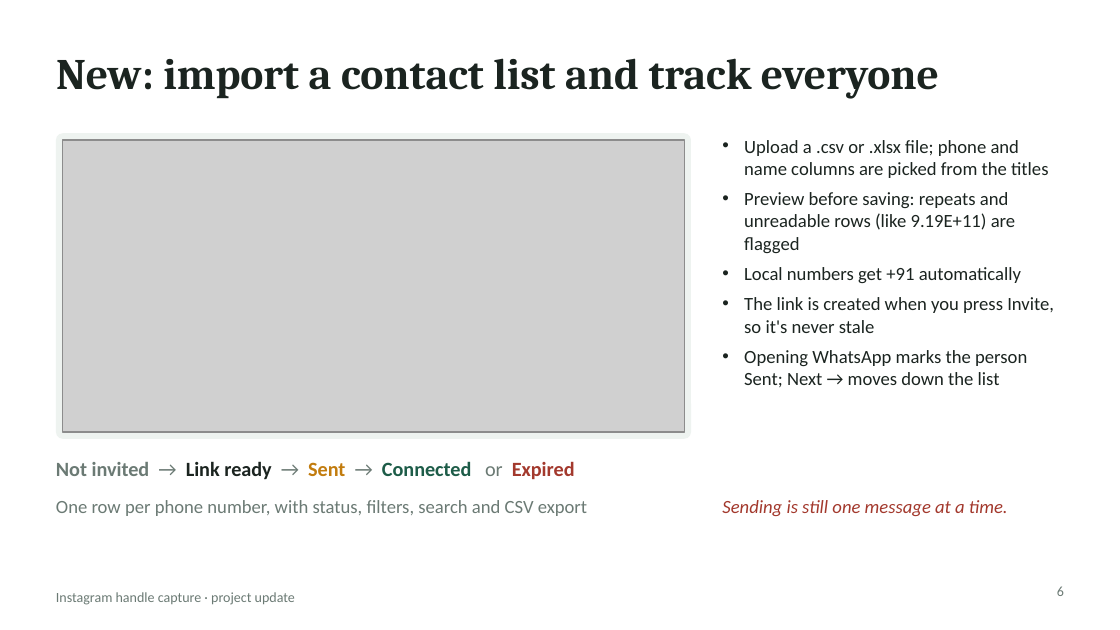
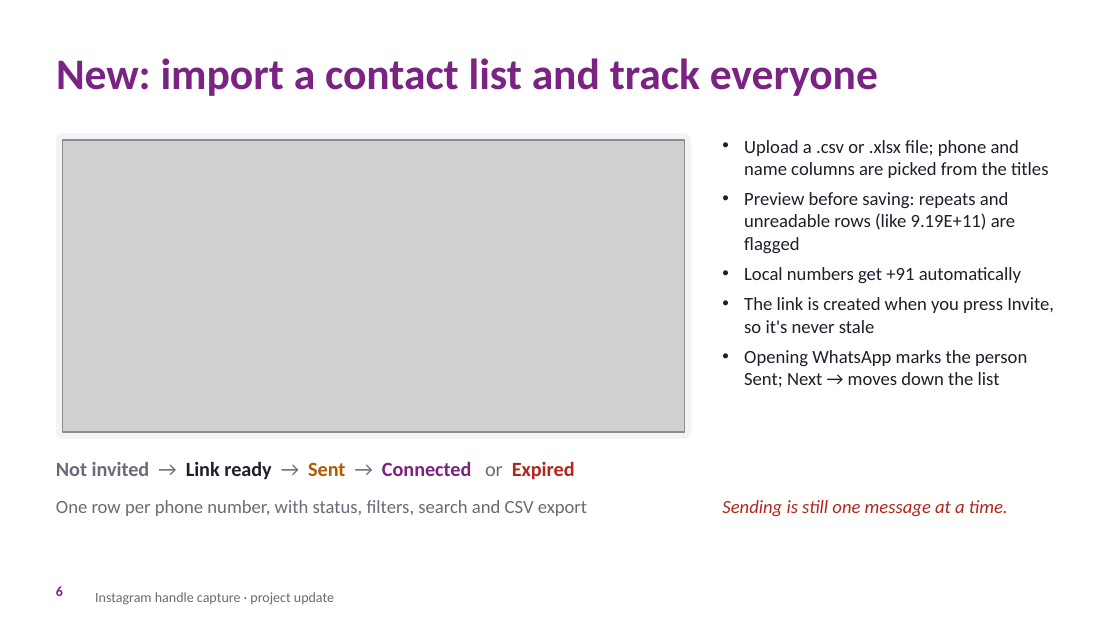
Before and after one commit to blackhorse2807/IG-handle, a slide deck: slide 6 of Instagram-Handle-Capture-Full-Update.pptx. Drawn at 1120x630 pixels with LibreOffice and Linux fonts; fonts in the diff are those of the drawing; grey boxes stand for pictures; background and template pictures are left out. Boxes give left, top, right and bottom in pixels: in the first picture for what was removed or moved away, otherwise in the second. Text is boxed around its words. In the diff, an @@ line names an element or a change of style, - is before the commit and + after.

```diff
--- a/Instagram-Handle-Capture-Full-Update.pptx
+++ b/Instagram-Handle-Capture-Full-Update.pptx
@@ title "New: import a contact list ..." at (56, 58, 878, 96): font Cambria to Calibri, text colour #1B2420 to #7A2383 @@
@@ text "Upload a .csv or .xlsx ..." at (744, 140, 1054, 387): text colour #1B2420 to #241B2B @@
@@ text "Not invited → Link ready ..." at (56, 461, 575, 479): text colour #6B7A74 to #6F6878 in "Not invited → → → or"; text colour #1B2420 to #241B2B in "Link ready"; text colour #C27C0E to #B35900 in "Sent"; text colour #1D5C48 to #7A2383 in "Connected"; text colour #A3392D to #B3261E in "Expired" @@
@@ text "One row per phone number, ..." at (56, 500, 587, 516): text colour #6B7A74 to #6F6878 @@
@@ text "Sending is still one message ..." at (722, 500, 1008, 516): text colour #A3392D to #B3261E @@
@@ page number: place and size @@
-page number at (1057, 586, 1064, 596)
+page number at (56, 586, 63, 596)
@@ page number at (56, 586, 63, 596): text colour #6B7A74 to #7A2383, bold on; alignment right to left @@
@@ text "Instagram handle capture · project ..." at (95, 592, 334, 605): text colour #6B7A74 to #6F6878 @@
@@ text "Instagram handle capture · project ...": place and size @@
-text "Instagram handle capture · project ..." at (56, 592, 295, 605)
+text "Instagram handle capture · project ..." at (95, 592, 334, 605)
```
Also in this commit, not shown: 8 other slides changed, 1 other file.
